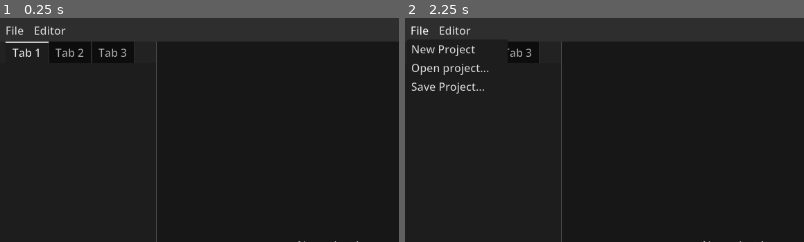
Above: before the commit, frames 1-2 (left to right).
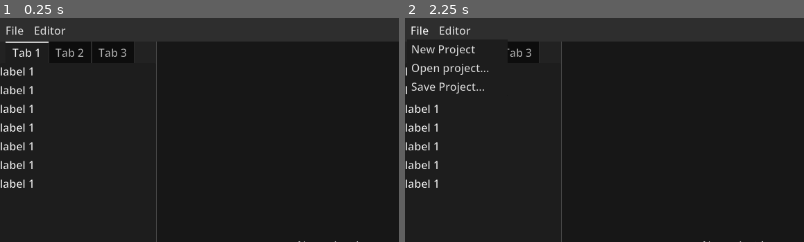
Above: after the commit, the same moments.

Repository: mFieldHouses/TTP-Editor
Game: Godot game, scene res://main.tscn
Two runs of this game, one before a commit and one after it. Both use one fixed random seed, a clock stepped at 60 frames per second and the inputs below.
Inputs:
- Up to frame 1 (0.25 s): no input
- Up to frame 2 (2.25 s): click "File" at 0.5 s; click "Dev" at 1.25 s; click "File" at 2 s
The pictures show only the part of the screen within x 0-50%, y 0-50%; the shares and areas given below are measured in that part.

The runs differ from the first frame. In frame 1, 1.2% of the frame differs, in the area x 0-9%, y 21-76%; in frame 2, 0.9%.

Commit message:
test update

Diff:
--- a/main.tscn
+++ b/main.tscn
@@ -114,6 +114,34 @@
 layout_mode = 2
 metadata/_tab_index = 0
 
+[node name="Label" type="Label" parent="RootVBox/WorkSpaceRootSplitContainer/SideBarRootPanel/TabContainer/Tab 1" unique_id=8690041]
+layout_mode = 2
+text = "label 1"
+
+[node name="Label2" type="Label" parent="RootVBox/WorkSpaceRootSplitContainer/SideBarRootPanel/TabContainer/Tab 1" unique_id=1040027478]
+layout_mode = 2
+text = "label 1"
+
+[node name="Label3" type="Label" parent="RootVBox/WorkSpaceRootSplitContainer/SideBarRootPanel/TabContainer/Tab 1" unique_id=804014940]
+layout_mode = 2
+text = "label 1"
+
+[node name="Label4" type="Label" parent="RootVBox/WorkSpaceRootSplitContainer/SideBarRootPanel/TabContainer/Tab 1" unique_id=172308065]
+layout_mode = 2
+text = "label 1"
+
+[node name="Label5" type="Label" parent="RootVBox/WorkSpaceRootSplitContainer/SideBarRootPanel/TabContainer/Tab 1" unique_id=387128368]
+layout_mode = 2
+text = "label 1"
+
+[node name="Label6" type="Label" parent="RootVBox/WorkSpaceRootSplitContainer/SideBarRootPanel/TabContainer/Tab 1" unique_id=528902247]
+layout_mode = 2
+text = "label 1"
+
+[node name="Label7" type="Label" parent="RootVBox/WorkSpaceRootSplitContainer/SideBarRootPanel/TabContainer/Tab 1" unique_id=656336819]
+layout_mode = 2
+text = "label 1"
+
 [node name="Tab 2" type="VBoxContainer" parent="RootVBox/WorkSpaceRootSplitContainer/SideBarRootPanel/TabContainer" unique_id=577681245]
 visible = false
 layout_mode = 2
Not shown, changed: export_presets.cfg
Not shown, changed: exports/web/index.pck
